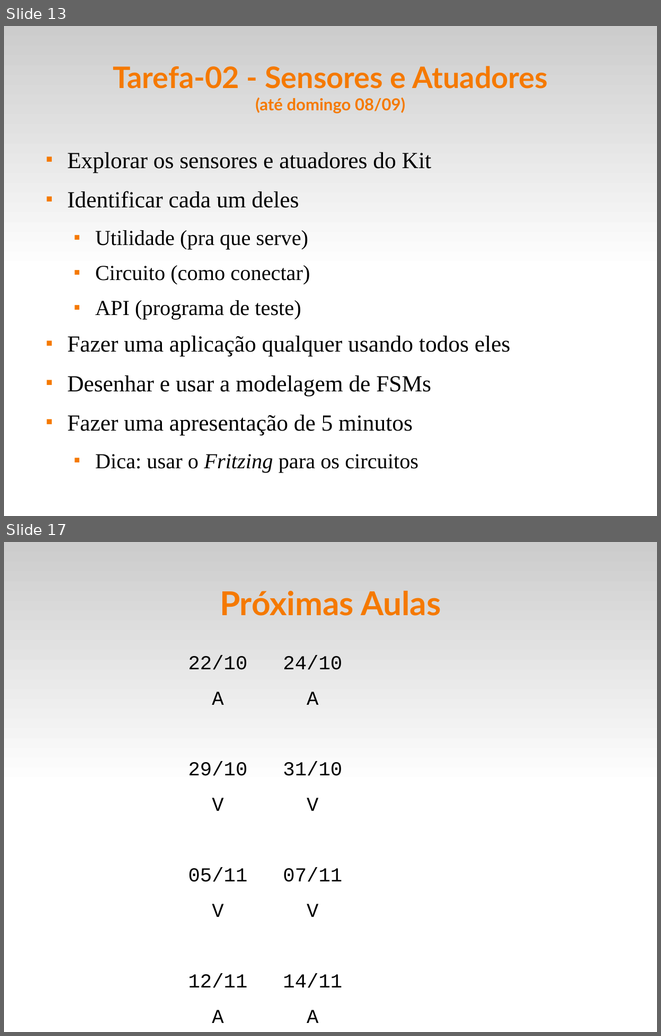
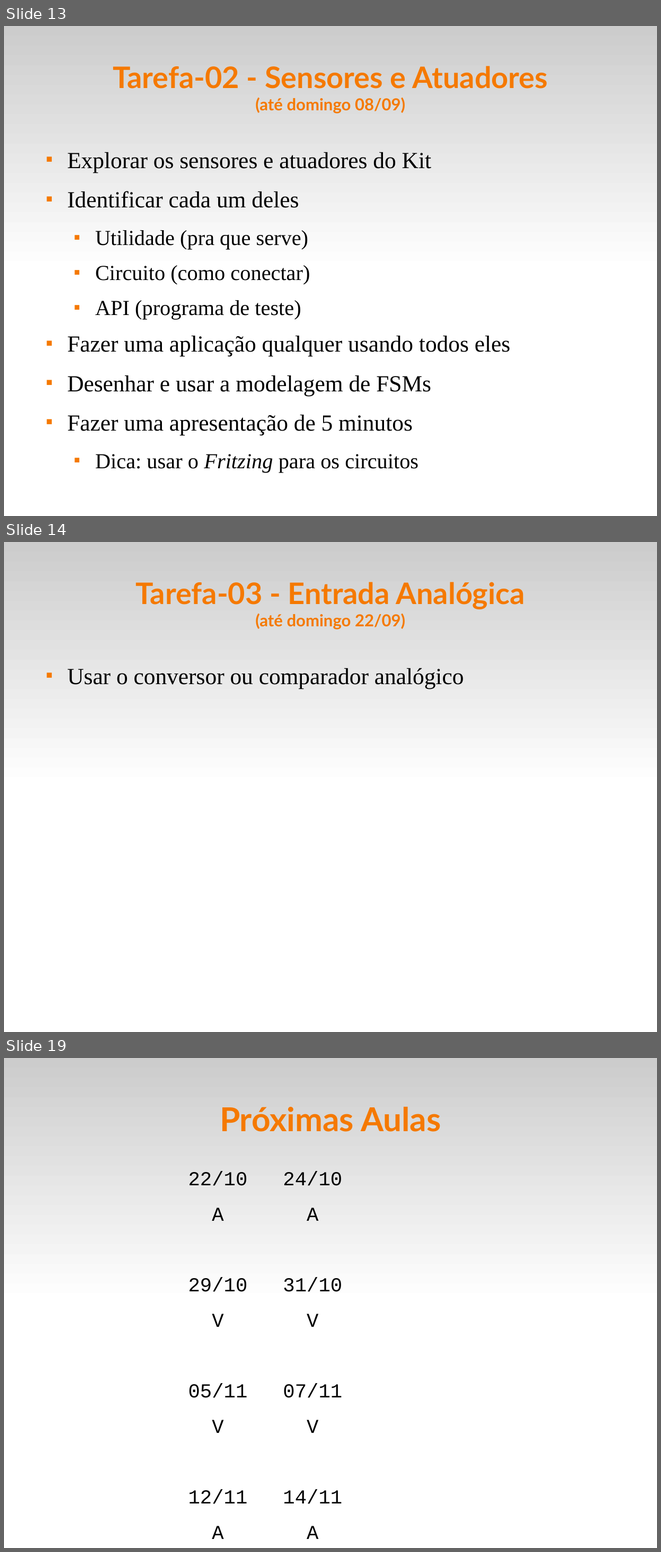
Before and after one commit to fsantanna-uerj/SE, a slide deck: Slides/se-00-intro.odp. Shown one above the other, each under a label of ours: slides 13 and 17 before the commit, slides 13, 14 and 19 after it; the slides between them are not shown. The pictures are 661x1036 and 661x1552 pixels, drawn with LibreOffice and Linux fonts; fonts in the diff are those of the drawing. Boxes give left, top, right and bottom in pixels: in the first picture for what was removed or moved away, otherwise in the second. Text is boxed around its words. In the diff, an @@ line names an element or a change of style, - is before the commit and + after.

```diff
--- a/Slides/se-00-intro.odp
+++ b/Slides/se-00-intro.odp
@@ slide 14 added at box(4, 542, 657, 1032), background #FFFFFF; not listed: 1 template element that a slide beside it also shows @@
@@ title added at box(136, 582, 525, 629), 36 pt, text #F57900, bold @@
+Tarefa-03 - Entrada Analógica
+(até domingo 22/09)
@@ text added at box(67, 668, 464, 689), 28 pt, text #000000 @@
+■ Usar o conversor ou comparador analógico
@@ what was slide 17 is now slide 19 @@
```
Also in this commit, not shown: 2 slides changed, 1 other slide added, 3 other files.
